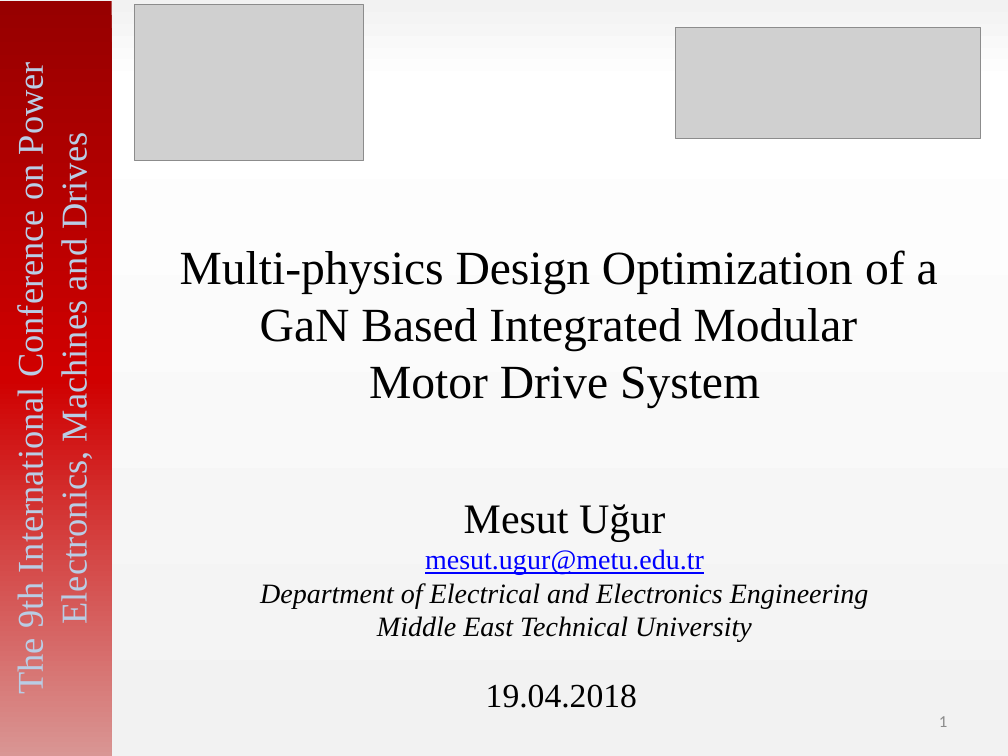
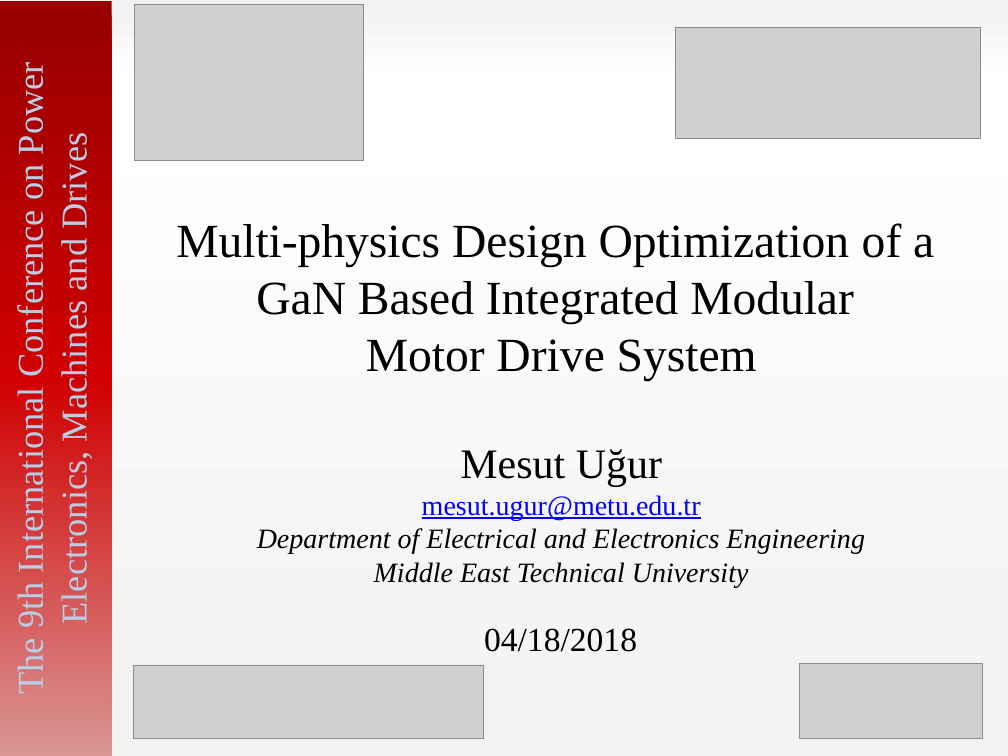
Before and after one commit to hakanpolat/IMMD, a slide deck: slide 1 of Paper/PEMD 2018/Presentation/PEMD2018_OralPres_Mesut_Uğur.pptx. Drawn at 1008x756 pixels with LibreOffice and Linux fonts; fonts in the diff are those of the drawing; grey boxes stand for pictures. Boxes give left, top, right and bottom in pixels: in the first picture for what was removed or moved away, otherwise in the second. Text is boxed around its words. In the diff, an @@ line names an element or a change of style, - is before the commit and + after.

```diff
--- a/Paper/PEMD 2018/Presentation/PEMD2018_OralPres_Mesut_Uğur.pptx
+++ b/Paper/PEMD 2018/Presentation/PEMD2018_OralPres_Mesut_Uğur.pptx
@@ text "Multi-physics Design Optimization of a ...": place and size @@
-text "Multi-physics Design Optimization of a ..." at <box>180,250,938,408</box>
+text "Multi-physics Design Optimization of a ..." at <box>176,223,934,381</box>
@@ text "Mesut Uğur": place and size @@
-text "Mesut Uğur" at <box>260,504,869,642</box>
+text "Mesut Uğur" at <box>257,449,865,587</box>
@@ text at <box>484,628,637,652</box>: text changed @@
-19.04.2018
+04/18/2018
@@ picture added at <box>133,665,484,739</box> @@
@@ picture added at <box>799,664,982,739</box> @@
@@ page number removed at <box>939,716,947,727</box> @@
-1
```
Also in this commit, not shown: 6 other slides changed, 6 slides added, 6 slides removed, 16 other files.
